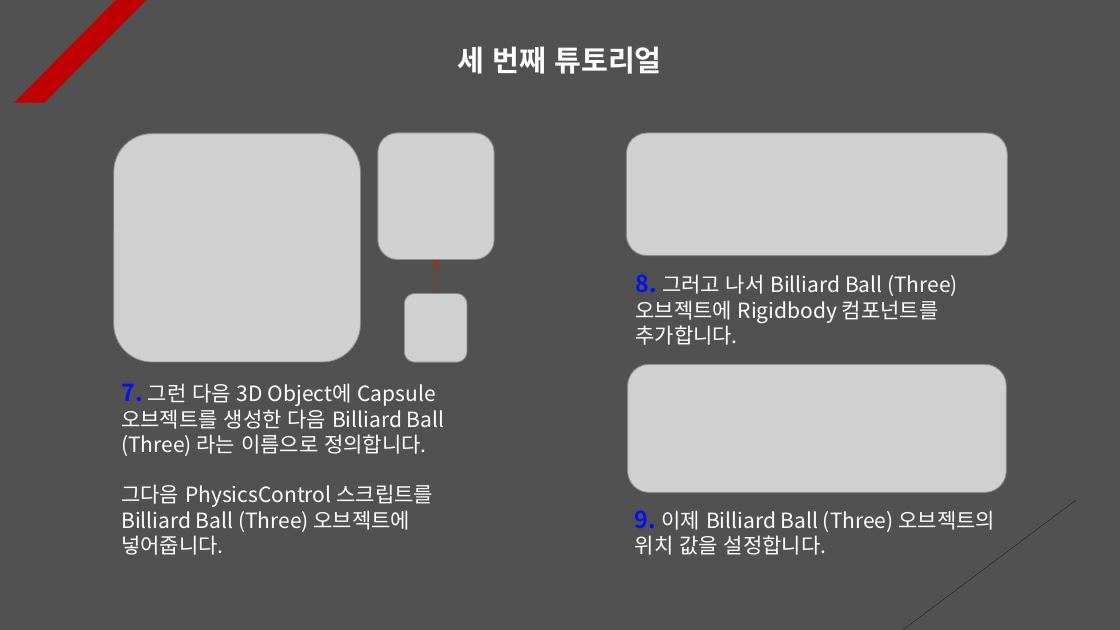
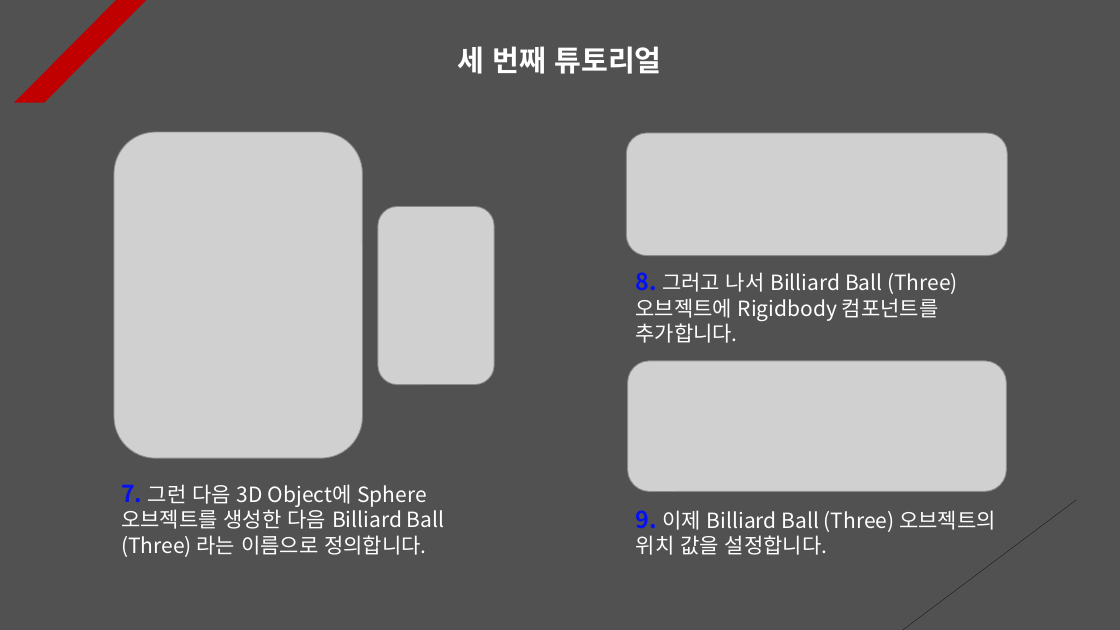
Before and after one commit to Unity2033/3D-UnityEngine, a slide deck: slide 3 of Assets/Physics/PPT Data/Physics Example.pptx. Drawn at 1120x630 pixels with LibreOffice and Linux fonts; fonts in the diff are those of the drawing; grey boxes stand for pictures. Boxes give left, top, right and bottom in pixels: in the first picture for what was removed or moved away, otherwise in the second. Text is boxed around its words. In the diff, an @@ line names an element or a change of style, - is before the commit and + after.

Commit message:
Physics Tutorial Renewal
- Implemented to randomly set the
  interpolation method of the rigid
  body when the collision with the
  game object is over

- Implementation of Billiard Ball
  object to physically move

- Implementation of setting the
  rigid body to sleep mode when a
  specific tag is selected using
  raycast

- Delete resource data

- Physical PPT data update

```diff
--- a/Assets/Physics/PPT Data/Physics Example.pptx
+++ b/Assets/Physics/PPT Data/Physics Example.pptx
@@ picture: place and size @@
-picture at <box>113,134,360,362</box>
+picture at <box>114,132,363,458</box>
@@ picture: place and size @@
-picture at <box>378,133,494,260</box>
+picture at <box>378,207,494,385</box>
@@ arrow removed from (435, 294) to (436, 260) @@
@@ picture removed at <box>404,293,467,362</box> @@
@@ picture: place and size @@
-picture at <box>628,365,1007,492</box>
+picture at <box>628,361,1007,492</box>
@@ text at <box>121,484,445,557</box>: text changed @@
-7. 그런 다음 3D Object에 Capsule 오브젝트를 생성한 다음 Billiard Ball (Three) 라는 이름으로 정의합니다.
-그다음 PhysicsControl 스크립트를 Billiard Ball (Three) 오브젝트에 넣어줍니다.
+7. 그런 다음 3D Object에 Sphere 오브젝트를 생성한 다음 Billiard Ball (Three) 라는 이름으로 정의합니다.
```
Also in this commit, not shown: 12 other slides changed, 3 slides added, 1 slide removed, 14 other files.
